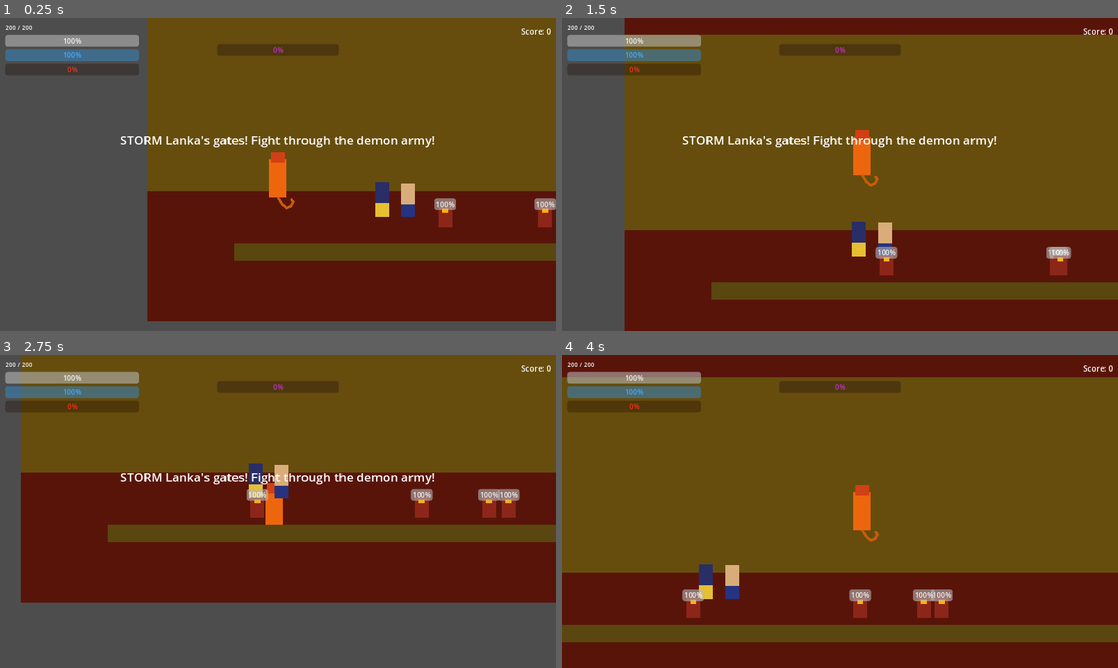
Above: before the commit, frames 1-4 (two rows, left to right).
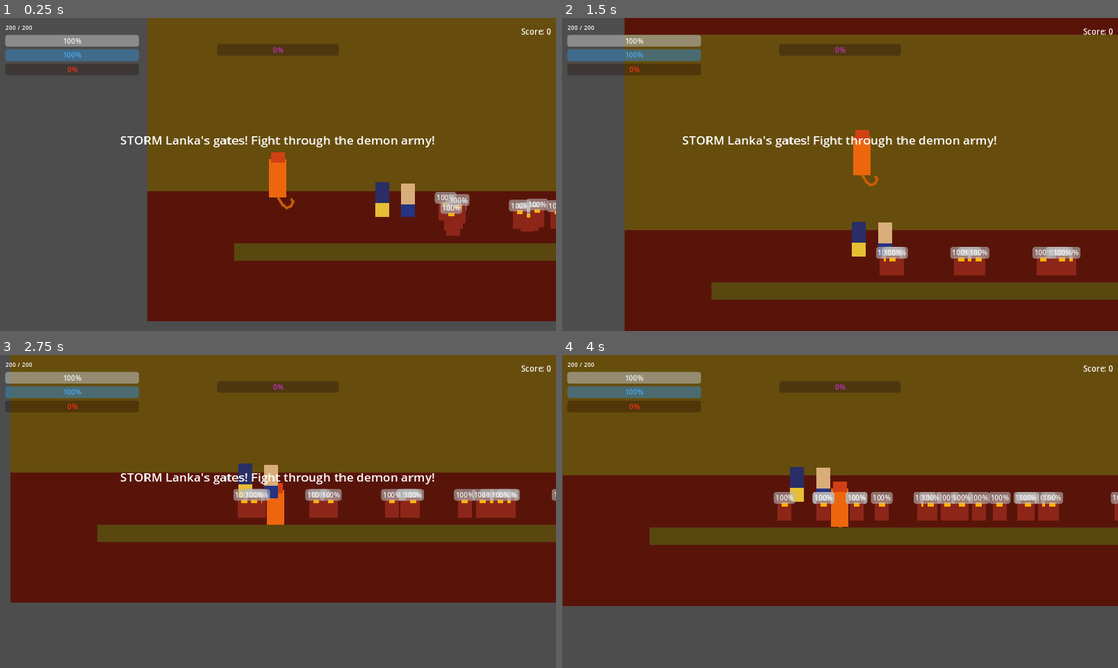
Above: after the commit, the same moments.

Repository: sushritha22496-lang/MediShift
Game: Godot game, scene res://scenes/chapters/ch6_lanka_war.tscn
Two runs of this game, one before a commit and one after it. Both use one fixed random seed, a clock stepped at 60 frames per second and the inputs below. This scene is started directly instead of the project's main scene.
Inputs:
- Up to frame 1 (0.25 s): no input
- Up to frame 2 (1.5 s): tap Enter at 0.5 s; hold D (move_right) from 0.53 s (still down); tap 2 (anima) at 0.6 s; tap Space (jump) at 0.77 s; tap Ctrl (attack) at 1.35 s
- Up to frame 3 (2.75 s): tap Space (jump) at 1.52 s; release D (move_right) at 2.03 s; hold A (move_left) from 2.03 s (still down); hold Shift (dash) from 2.03 s (still down)
- Up to frame 4 (4 s): release A (move_left) at 2.78 s; release Shift (dash) at 2.78 s; hold D (move_right) from 2.78 s (still down); tap F (fly) at 2.85 s; tap Space (jump) at 3.02, 3.77 s; tap 4 (garima) at 3.6 s

The runs differ from the first frame. In frame 1, 1.2% of the frame differs, in the area x 78-100%, y 55-70%; in frame 2, 1.3%; in frame 3, 4.5%; in frame 4, 54%, in the area x 0-100%, y 0-100%.

Commit message:
Fix Chapter 6 gate-battle soft-lock and animate Chapter 7's lamp-lighting
gate_enemies_alive was hardcoded to 20 while only 4 gate markers ever
spawned a single guard each — the counter could never reach zero, so
Lanka's gate battle (the very first fight of the entire war chapter)
was unwinnable. Now spawns exactly 20 guards across the 4 gate points
and tracks the real count. Also replaced the no-op lamp-lighting loop
with an actual staggered lamp-lighting animation across Ayodhya for
the victory celebration, matching the 'night becomes day' narration.

Diff:
--- a/scripts/chapters/Chapter6LankaWar.gd
+++ b/scripts/chapters/Chapter6LankaWar.gd
@@ -49,17 +49,24 @@
 		elif sanjeevani_timer_remaining <= 30.0:
 			sanjeevani_timer_label.add_theme_color_override("font_color", Color.RED)
 
+const GATE_WAVE_SIZE := 20
+
 func _start_gate_battle() -> void:
-	gate_enemies_alive = 20
-	for sp in gate_spawner.get_children():
-		var scene := load("res://scenes/enemies/demon_guard.tscn")
-		if not scene:
-			gate_enemies_alive -= 1
-			continue
+	var scene := load("res://scenes/enemies/demon_guard.tscn")
+	var markers := gate_spawner.get_children()
+	if not scene or markers.is_empty():
+		gate_enemies_alive = 0
+		_after_gate_battle()
+		return
+	var spawned := 0
+	for i in GATE_WAVE_SIZE:
+		var sp = markers[i % markers.size()]
 		var e = scene.instantiate()
-		e.global_position = sp.global_position
+		add_child(e)
+		e.global_position = sp.global_position + Vector2(randf_range(-40.0, 40.0), randf_range(-20.0, 20.0))
 		e.died.connect(_on_gate_enemy_died)
-		add_child(e)
+		spawned += 1
+	gate_enemies_alive = spawned
 	if gate_enemies_alive <= 0:
 		_after_gate_battle()
 
--- a/scripts/chapters/Chapter7Victory.gd
+++ b/scripts/chapters/Chapter7Victory.gd
@@ -100,9 +100,15 @@
 	_start_coronation()
 
 func _light_all_lamps() -> void:
-	for lamp in lamp_group.get_children():
-		if lamp.has_method("light"):
-			lamp.light()
+	for i in 14:
+		var lamp := ColorRect.new()
+		lamp.size = Vector2(10, 14)
+		lamp.position = Vector2(2150.0 + float(i) * 260.0, 220.0 + fmod(float(i) * 53.0, 320.0))
+		lamp.color = Color(0.3, 0.25, 0.05, 1)
+		lamp_group.add_child(lamp)
+		var tween := create_tween()
+		tween.tween_interval(float(i) * 0.12)
+		tween.tween_property(lamp, "color", Color(1.0, 0.85, 0.3, 1), 0.3)
 
 func _start_coronation() -> void:
 	current_task = Task.CORONATION
Not shown, changed: docs/index.html
Not shown, changed: docs/index.pck
Not shown, changed: docs/index.service.worker.js
